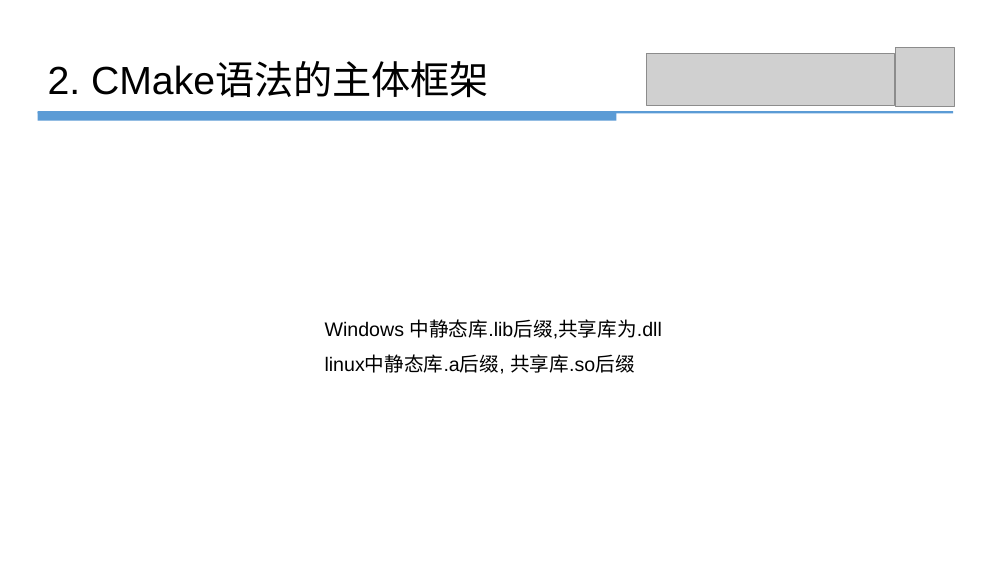
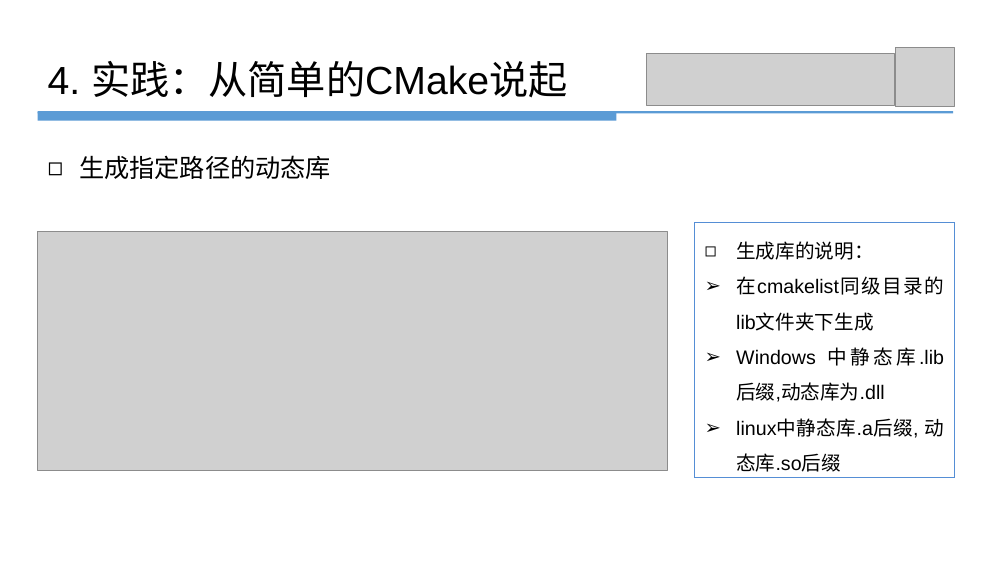
Before and after one commit to panshengli/slam_research_club, a slide deck: slide 31 of cmake_practice/Cmake_潘胜利20101026.pptx (slide 10 before the commit). Drawn at 1008x567 pixels with LibreOffice and Linux fonts; fonts in the diff are those of the drawing; grey boxes stand for pictures. Boxes give left, top, right and bottom in pixels: in the first picture for what was removed or moved away, otherwise in the second. Text is boxed around its words. In the diff, an @@ line names an element or a change of style, - is before the commit and + after.

```diff
--- a/cmake_practice/Cmake_潘胜利20101026.pptx
+++ b/cmake_practice/Cmake_潘胜利20101026.pptx
@@ text at (x1=48, y1=61, x2=567, y2=98): text changed @@
-2. CMake语法的主体框架
+4. 实践：从简单的CMake说起
@@ text added at (x1=79, y1=155, x2=331, y2=179), 18 pt, text #000000 @@
+◻ 生成指定路径的动态库
@@ picture added at (x1=37, y1=232, x2=666, y2=471) @@
@@ rectangle added at (x1=695, y1=223, x2=954, y2=478), outline #558ED5 0.75 pt, 14 pt, text #000000 @@
+◻ 生成库的说明：
+➢ 在cmakelist同级目录的lib文件夹下生成
+➢ Windows 中静态库.lib后缀,动态库为.dll
+➢ linux中静态库.a后缀, 动态库.so后缀
@@ text removed at (x1=325, y1=319, x2=662, y2=374) @@
-Windows 中静态库.lib后缀,共享库为.dll linux中静态库.a后缀, 共享库.so后缀
```
Also in this commit, not shown: 8 other slides changed, 32 slides added, 2 slides removed, 7 other files.
